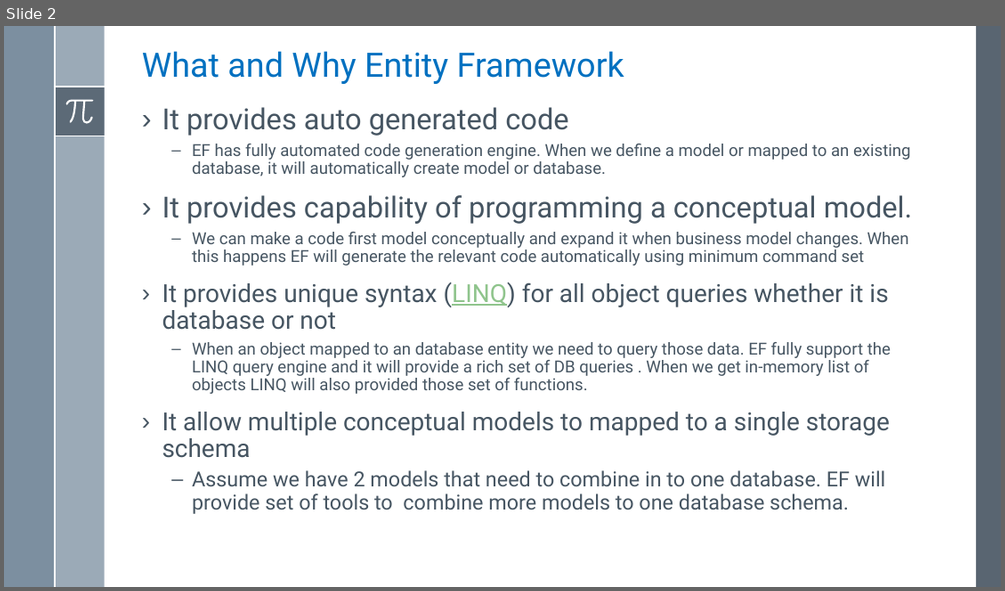
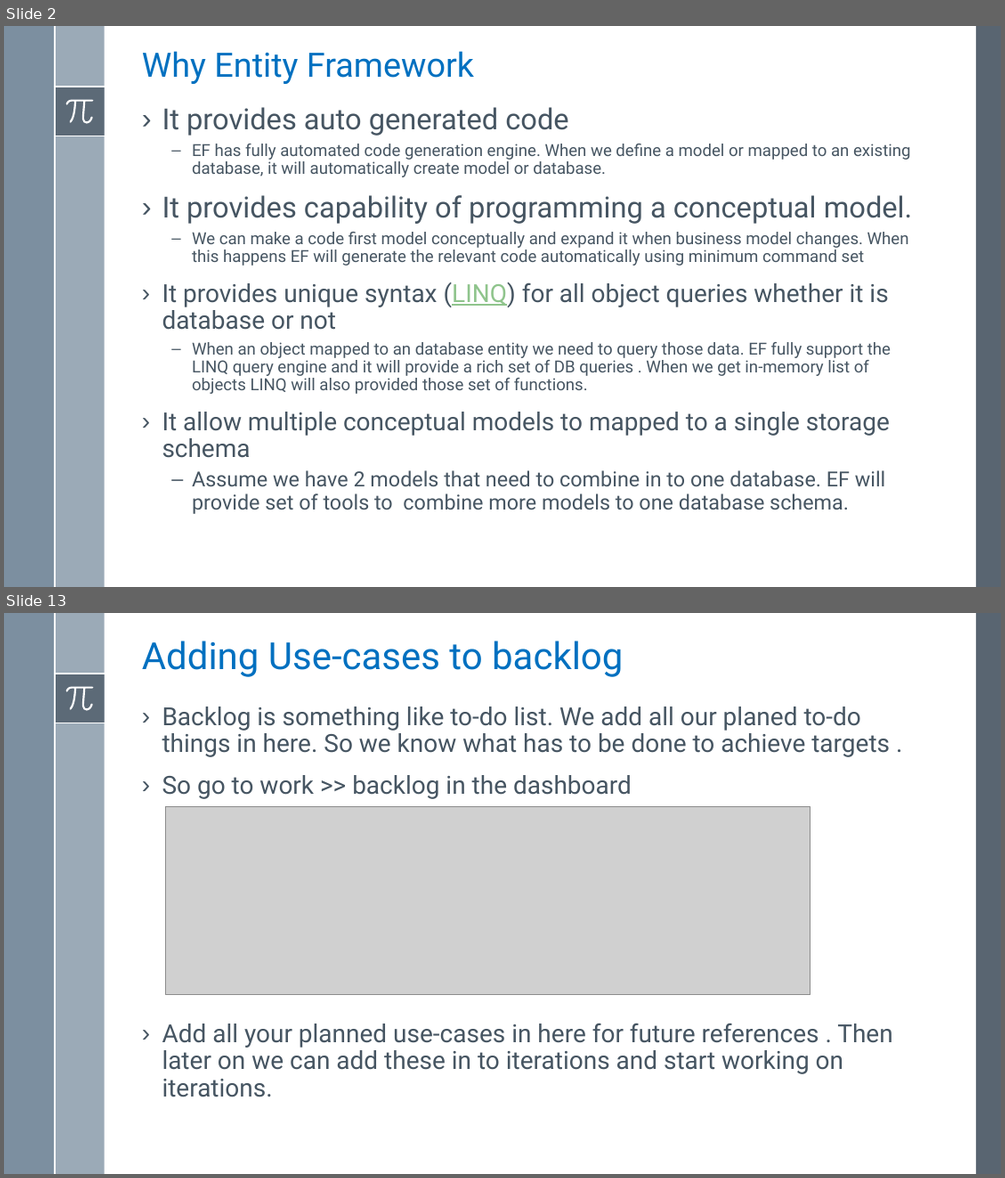
Before and after one commit to asachanxxx/WebApiTraning, a slide deck: Notes/Lesson 1/Lesson 1 - Implement First Bound Context Using Entity Framework.pptx. Shown one above the other, each under a label of ours: slide 2 before the commit, slides 2 and 13 after it; the slides between them are not shown. The pictures are 1005x591 and 1005x1178 pixels, drawn with LibreOffice and Linux fonts; fonts in the diff are those of the drawing; grey boxes stand for pictures. Boxes give left, top, right and bottom in pixels: in the first picture for what was removed or moved away, otherwise in the second. Text is boxed around its words. In the diff, an @@ line names an element or a change of style, - is before the commit and + after.

```diff
--- a/Notes/Lesson 1/Lesson 1 - Implement First Bound Context Using Entity Framework.pptx
+++ b/Notes/Lesson 1/Lesson 1 - Implement First Bound Context Using Entity Framework.pptx
@@ slide 13 added at box(4, 613, 1001, 1174), background #FFFFFF; not listed: 8 template elements that a slide beside it also shows @@
@@ title added at box(142, 641, 623, 677), 36 pt, text #0070C0 @@
+Adding Use-cases to backlog
@@ text added at box(162, 706, 892, 1097), 24 pt, text #465562 @@
+› Backlog is something like to-do list. We add all our planed to-do things in here. So we know what has to be done to achieve targets .
+› So go to work >> backlog in the dashboard
+› Add all your planned use-cases in here for future references . Then later on we can add these in to iterations and start working on iterations.
@@ picture added at box(165, 806, 809, 995) @@
@@ slide 2 changed as well @@
@@ title at box(142, 51, 474, 84): text changed @@
-What and Why Entity Framework
+Why Entity Framework
```
Also in this commit, not shown: 2 other slides changed, 17 other slides added, 4 other files.
